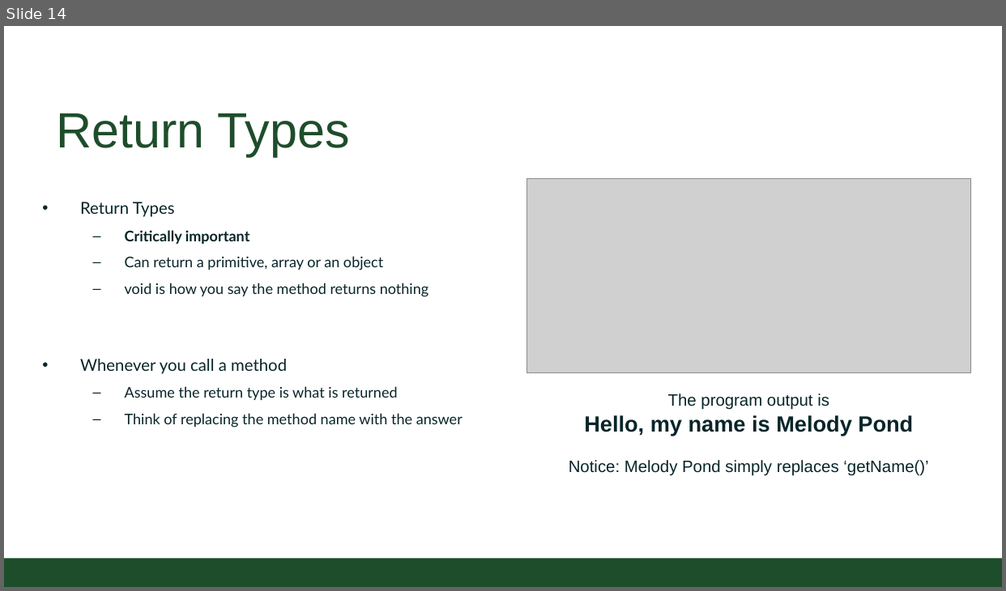
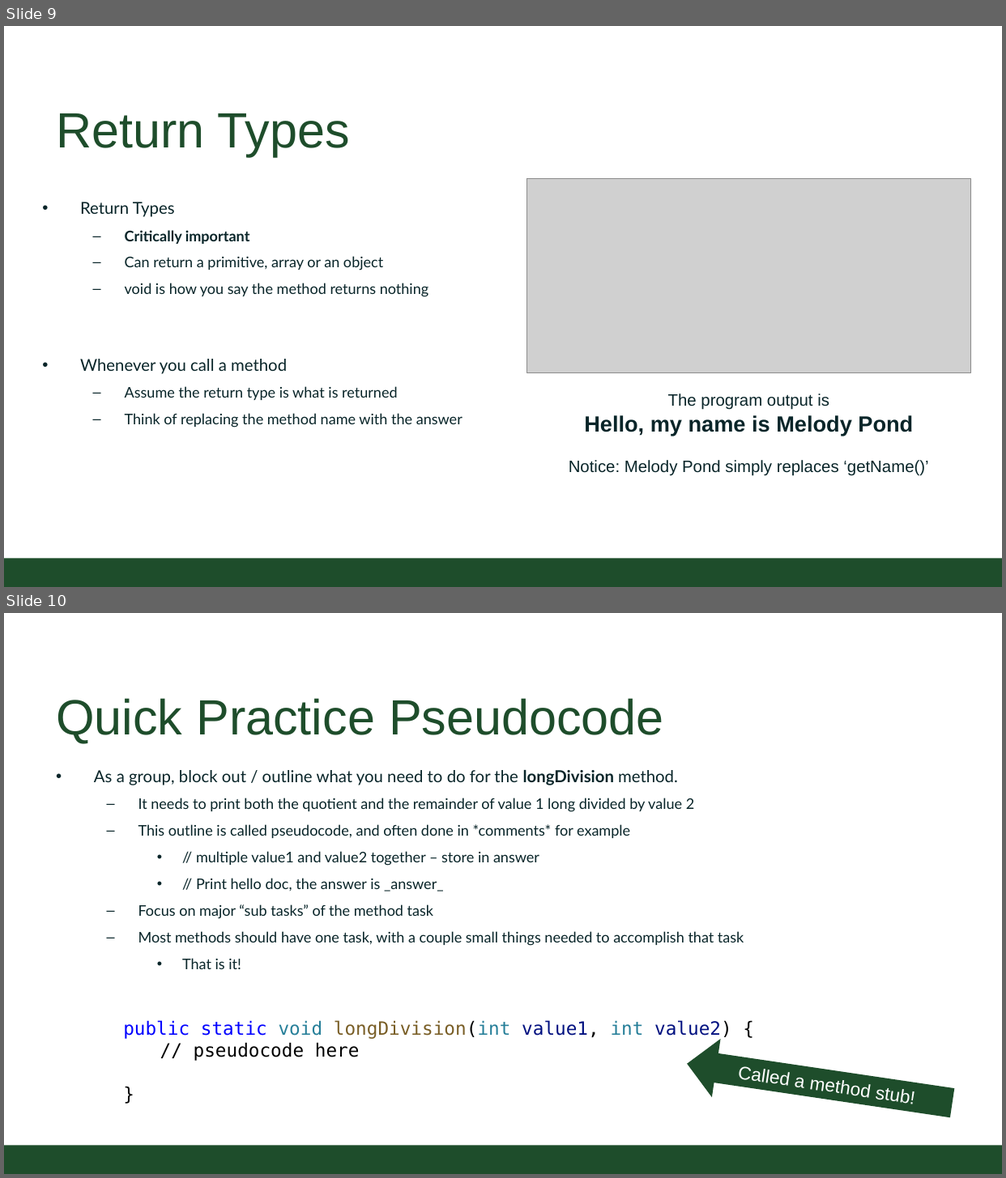
Before and after one commit to CSU-CompSci-CS163-4/Handouts, a slide deck: slides/On-Campus/02_02_ObjectsMethods.pptx. Shown one above the other, each under a label of ours: slide 14 before the commit, slides 9 and 10 after it. The pictures are 1006x591 and 1006x1178 pixels, drawn with LibreOffice and Linux fonts; fonts in the diff are those of the drawing; grey boxes stand for pictures; background and template pictures are left out. Boxes give left, top, right and bottom in pixels: in the first picture for what was removed or moved away, otherwise in the second. Text is boxed around its words. In the diff, an @@ line names an element or a change of style, - is before the commit and + after.

```diff
--- a/slides/On-Campus/02_02_ObjectsMethods.pptx
+++ b/slides/On-Campus/02_02_ObjectsMethods.pptx
@@ slide 10 added at (4, 613, 1002, 1174), background #FFFFFF; not listed: 1 template element that a slide beside it also shows @@
@@ title added at (56, 698, 664, 744), 54 pt, text #1E4D2B @@
+Quick Practice Pseudocode
@@ text added at (94, 770, 744, 969), 16 pt, text #092529 @@
+• As a group, block out / outline what you need to do for the longDivision method.
+  – It needs to print both the quotient and the remainder of value 1 long divided by value 2
+  – This outline is called pseudocode, and often done in *comments* for example
+    • // multiple value1 and value2 together – store in answer
+    • // Print hello doc, the answer is _answer_
+  – Focus on major “sub tasks” of the method task
+  – Most methods should have one task, with a couple small things needed to accomplish that task
+    • That is it!
@@ text added at (123, 1020, 732, 1061), 20 pt, text #000000 @@
+public static void longDivision(int value1, int value2) {
+// pseudocode here
+}
@@ left arrow added at (683, 1035, 957, 1133), fill #1E4D2B, 20 pt, text #FFFFFF @@
+Called a method stub!
@@ what was slide 14 is now slide 9 @@
```
Also in this commit, not shown: 11 slides changed, 13 other slides added, 2 slides removed, 4 other files.
